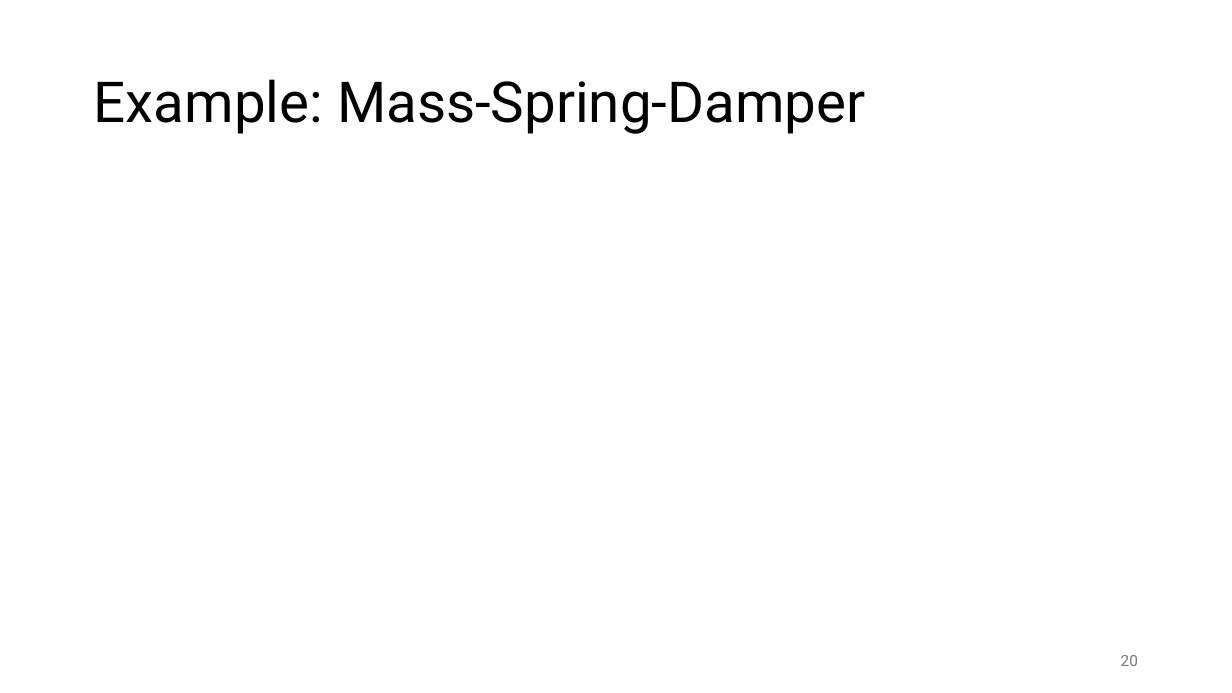
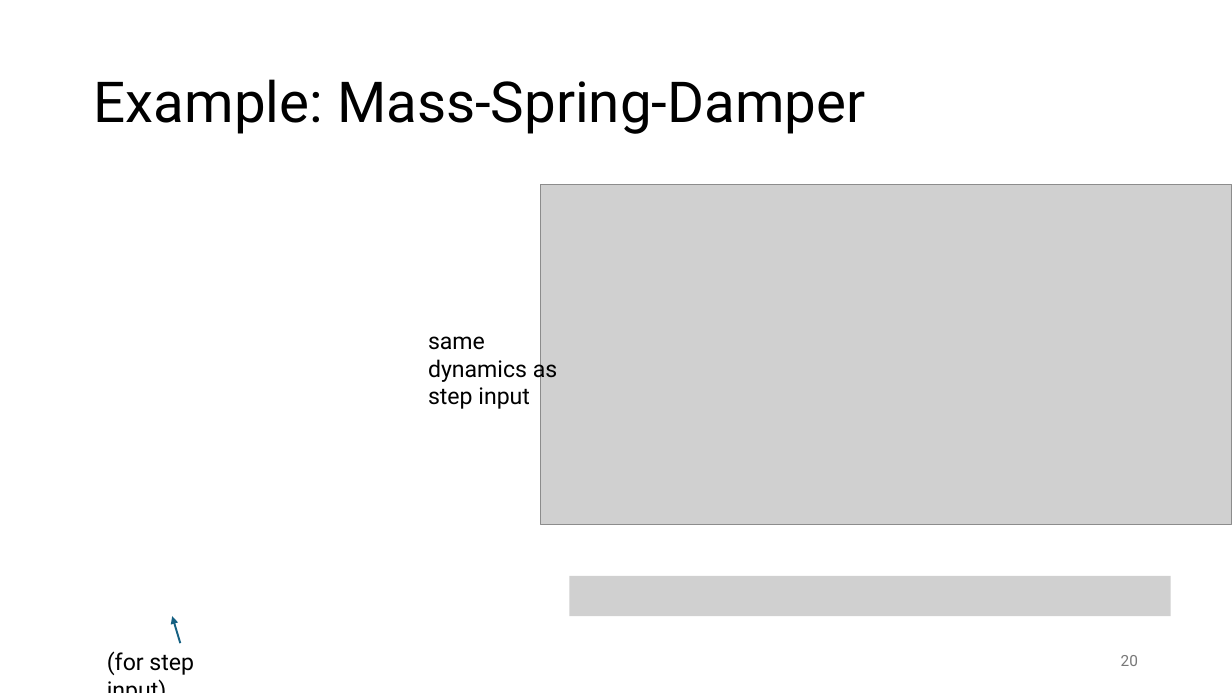
Before and after one commit to FelixWick/control_engineering, a slide deck: slide 20 of slides/1_systems.pptx. Drawn at 1232x693 pixels with LibreOffice and Linux fonts; fonts in the diff are those of the drawing; grey boxes stand for pictures. Boxes give left, top, right and bottom in pixels: in the first picture for what was removed or moved away, otherwise in the second. Text is boxed around its words. In the diff, an @@ line names an element or a change of style, - is before the commit and + after.

```diff
--- a/slides/1_systems.pptx
+++ b/slides/1_systems.pptx
@@ picture added at (541,185,1232,525) @@
@@ text added at (428,336,557,409), 18 pt, text #000000 @@
+same dynamics as step input
@@ picture added at (569,576,1171,616) @@
@@ arrow added from (180, 643) to (172, 616), #156082 1.5 pt @@
@@ text added at (107,651,194,675), 18 pt, text #000000 @@
+(for step input)
```
Also in this commit, not shown: 6 other slides changed, 1 slide added, 3 slides removed, 1 other file.
